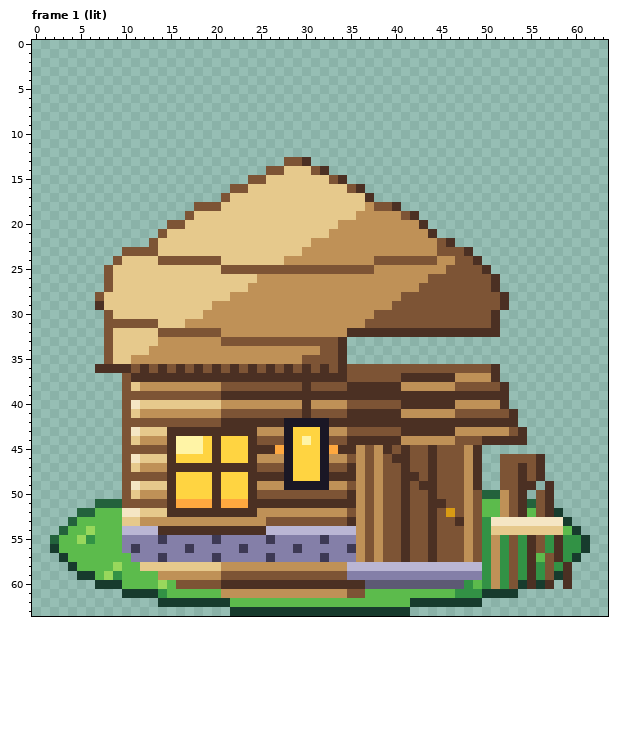
Two states of a pixel-art file, art/companion-48/review-place/work/hut-b-aseprite/hut-B.aseprite. This is how it looked before the edit.
64x64 pixels, 3 frames. Shown: frame 1 (lit). The commit also changed other frames, which this record leaves out.
Once edited:
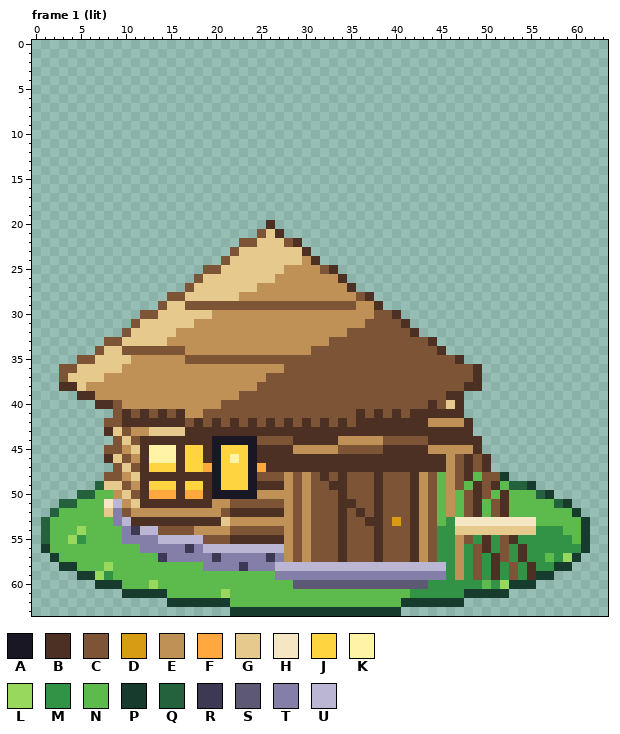
Palette (. is transparent): A #1a1725  B #4b3023  C #7d5435  D #d89b14  E #bf9157  F #ffa83f  G #e6c98c  H #f5e6c4  J #ffd441  K #fff4a6  L #98d85c  M #329245  N #5cbb4c  P #173b2d  Q #23623c  R #3d3954  S #5d5974  T #847fa8  U #bab6d4
Changes in this commit:
Changed rows in their new state; - is an unchanged pixel.
Frame 1 (lit):
first column x 1:
13 ---------------------------...-------------------------------
14 -------------------------.......-----------------------------
15 -----------------------...........---------------------------
16 ---------------------...............-------------------------
17 --------------------.................------------------------
18 -----------------.......................---------------------
19 ----------------..........................-------------------
20 --------------...........B.................------------------
21 -------------...........C-B.................-----------------
22 ------------..........CC---CB.................---------------
23 ---------............C-------B..................-------------
24 --------............C------GG-B..................------------
25 -------...........CCGGGGGGGEEEE-B.................-----------
26 -------..........C------GG-------B.................----------
27 -------.........C------G----------B................----------
28 ------........CC-----G-------------CB...............---------
29 ------.......C--CCCCCCCCCCCCCCCCCCC--B..............---------
30 -------....CC-----G--------------------B...........----------
31 -------...-GG---G-----------------------B..........----------
32 -------..C---GGEEEEE--------------CCCCCCC-.........----------
33 --------C----G------EEEEEEEEEEEE-CCCCCCCCCCB-----------------
34 ------CG-CCCCCCC--------------C--CCCCCCCCCCCB----------------
35 ----CCGG--------CCCCCCCCCCCCC----CCCCCCCCCCCCCB--------------
36 --CCGGGGGEEEEEEEEEEEEEEEEEEC-C-C-C--------------B..----------
37 --CGGGGEEEEEEEEEEEEEEEEEECCCCCCCCC------CCCCCCCCB..----------
38 --BBGEEEEEE---------EEEE-----C----CCCCCCCCCCCC-BB...---------
39 ----BBEEEEEEEEEEEEEEEECCCCCCCCCCCCCCCCCCCCCCC--.....---------
40 ------BBCEEEEEEEEEEECCCCCCCCCCCCCC------CCC-CGB.....---------
41 --------CBCBCBCB--CC---------C----C-C-C-CBBBBBB......--------
42 -------CCBBBBBBB-B-BC-C-C-CBCBCBC-C--------EEEE-.....--------
43 -------BG-EE--GG--------BBBBBBBBBBBBBBBB------BB......-------
44 --------CGCBBB-BBBBAAAAA---CBBBBBEEEEECCCCCBBBBBB.....-------
45 -------CCEGBKKKBJJBA---A--BBEEEEECCC-C-B-BBEEEE--------------
46 -------BG-EBKKKB--BA-K-ABBBBBBBBBBBBBBB--BB-BE-BCB-.....-----
47 --------CGCBJJJ-JJFAJJJAFBBBBBBBBB-BBBBB-BB-BE-BCB-.....-----
48 -------CCEGBBB-BBBBA---ACCCECECBC-CC-B--C-ECNE-BNCCP....-----
49 ------QGG-EBJJJB--BA---ABBBECECCBB-C-B--CBECNE-N-CBNQQP-.----
50 ----QQNNEGCBFFFBFFBAAAAAEEEE-E---BCC-B--CBECNENCBCNBNNNQP----
51 --QQNNNHUEGBBB-BBBBEECCCCCCECECCC--C-B--CBECNENCB-CBNNNNNQP--
52 -QNNNN-GTCEEEEEEEEEEC---BBB-C-CCCB-B-B--CBECNENCB-CBNN-NNNNP-
53 QNNN----TUBBBBBBBBBBG----EEE-E---BCCBB-DCBECNMHHHH-----NNNNNP
54 QNN-LN---TR--CCCCEEEECCCCCCECECCCBCC-B--CBECMMGGGG-----MMM-NP
55 QN-LMN-------UUUUUCCCBBBBBBECECCCBCC-B--CBECMMECMBMCB-MM-M-N-
56 PN-------NN-------UUUUUUUUUECECCCBCC-B--CBECMMEM-BMCMBMM-M---
57 -PN-------NNN--------------ECECCCBCC-B--CBECMMEM--BCMBMMNML--
58 --P----LN--NNNNNNNTTTTRTTTUUUUUUUU-----------MEMC-B-----MPP--
59 ------LMN----NNNNNNNNNNNNNTTTTTTTT-----------MEMC-B----PP..--
60 ------------LN-NNNNNNNNNNNNNSSSSSSSS-------MMMM-MNMLP-P..-.--
61 -------------P------LNNNNNNNNNNNNNNN-----MMMMM-PP---.--------
62 -------------.--------------------------P------..------------
63 ----------------------------------------.--------------------
Where, in picture pixels (left, top, right, bottom), the same in both pictures:
changed: (41, 157, 590, 616)
